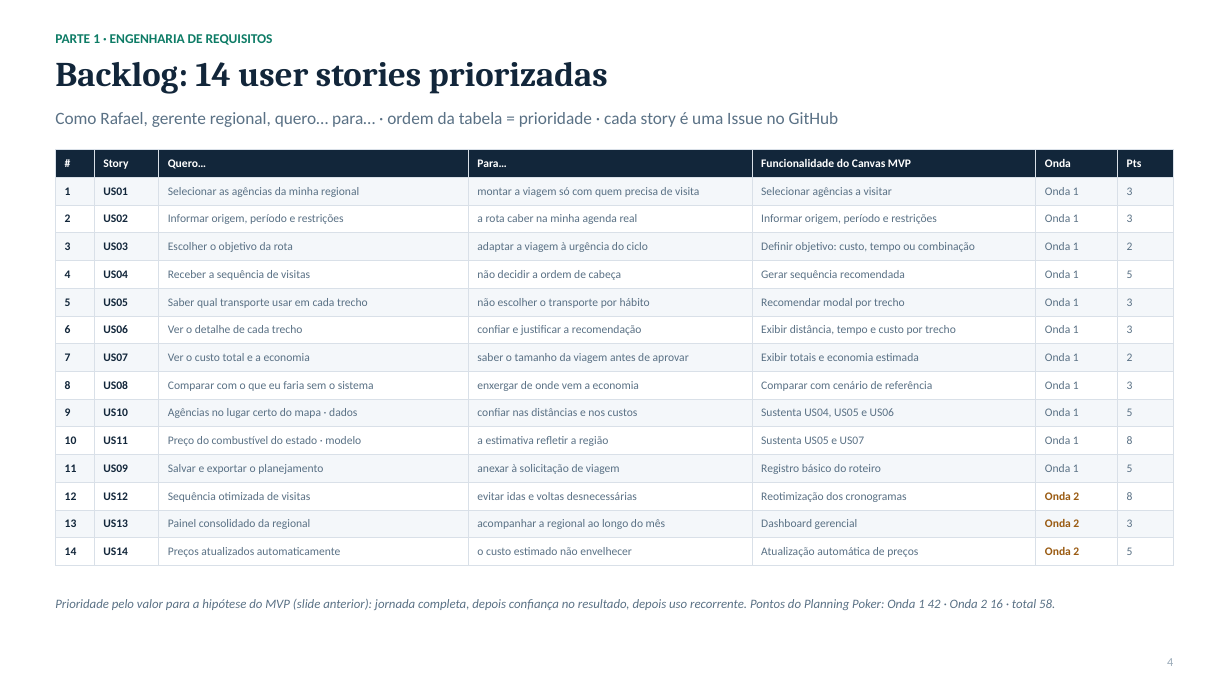
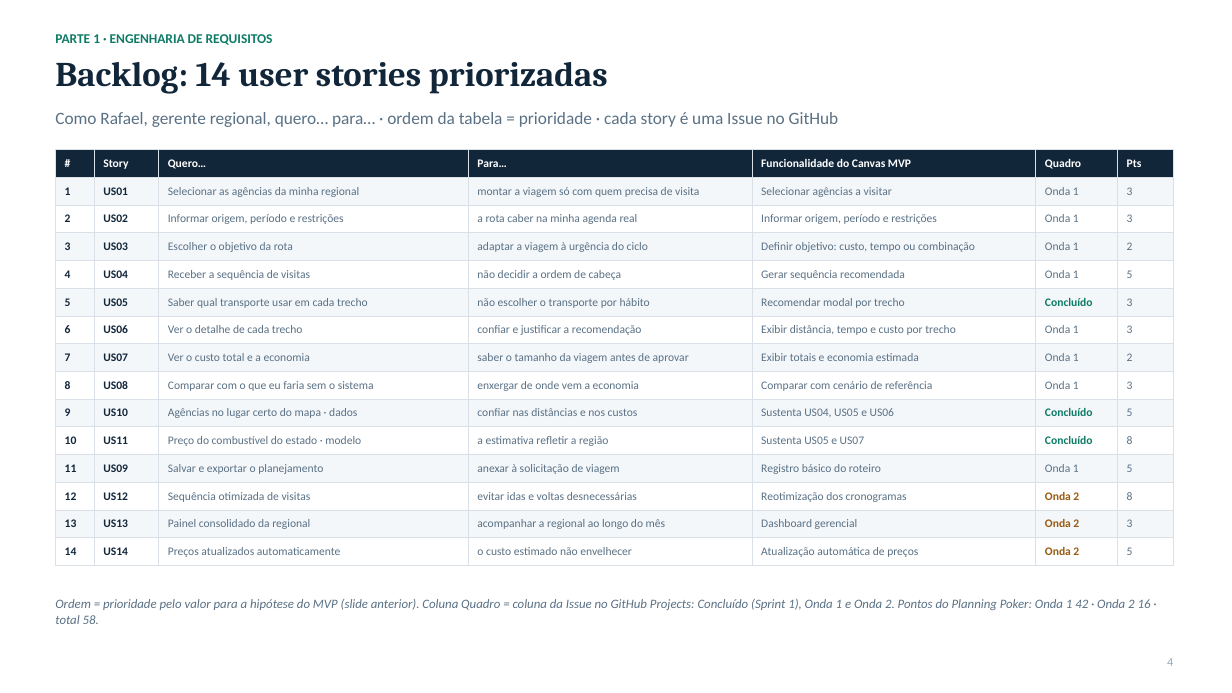
Before and after one commit to davi-cassiano/Projeto-Varela, a slide deck: slide 4 of docs/apresentacao-checkpoint-4-6.pptx. Drawn at 1232x693 pixels with LibreOffice and Linux fonts; fonts in the diff are those of the drawing. Boxes give left, top, right and bottom in pixels: in the first picture for what was removed or moved away, otherwise in the second. Text is boxed around its words. In the diff, an @@ line names an element or a change of style, - is before the commit and + after.

```diff
--- a/docs/apresentacao-checkpoint-4-6.pptx
+++ b/docs/apresentacao-checkpoint-4-6.pptx
@@ table at [55, 150, 1173, 561] @@
-row 1, column 6: Onda
+row 1, column 6: Quadro
-row 6, column 6: Onda 1
+row 6, column 6: Concluído
-row 10, column 6: Onda 1
+row 10, column 6: Concluído
-row 11, column 6: Onda 1
+row 11, column 6: Concluído
@@ text at [55, 599, 1151, 624]: text changed @@
-Prioridade pelo valor para a hipótese do MVP (slide anterior): jornada completa, depois confiança no resultado, depois uso recorrente. Pontos do Planning Poker: Onda 1 42 · Onda 2 16 · total 58.
+Ordem = prioridade pelo valor para a hipótese do MVP (slide anterior). Coluna Quadro = coluna da Issue no GitHub Projects: Concluído (Sprint 1), Onda 1 e Onda 2. Pontos do Planning Poker: Onda 1 42 · Onda 2 16 · total 58.
```
Also in this commit, not shown: 1 other slide changed.
